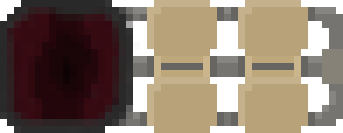
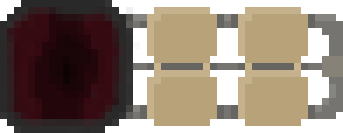
Comparing the layer stacks of the two 343x133 images. Changes:
painted on "Layer 3" over <box>119,7,126,126</box>
painted on "Layer 1" over <box>119,0,343,133</box>
